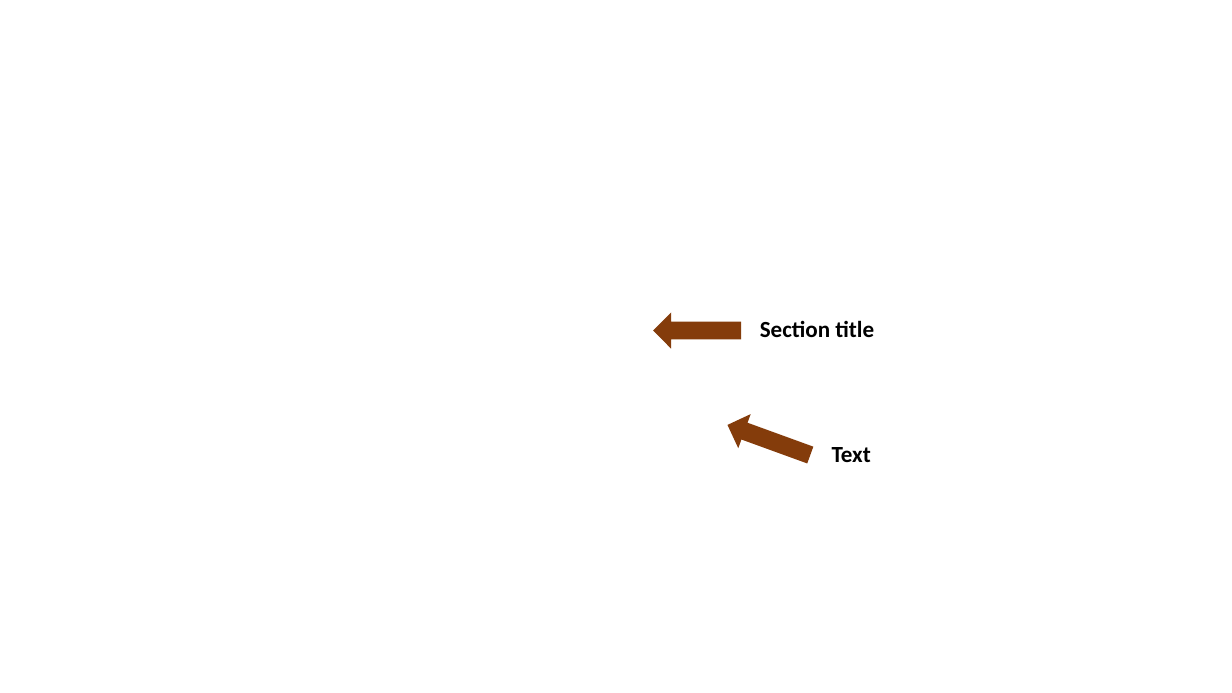
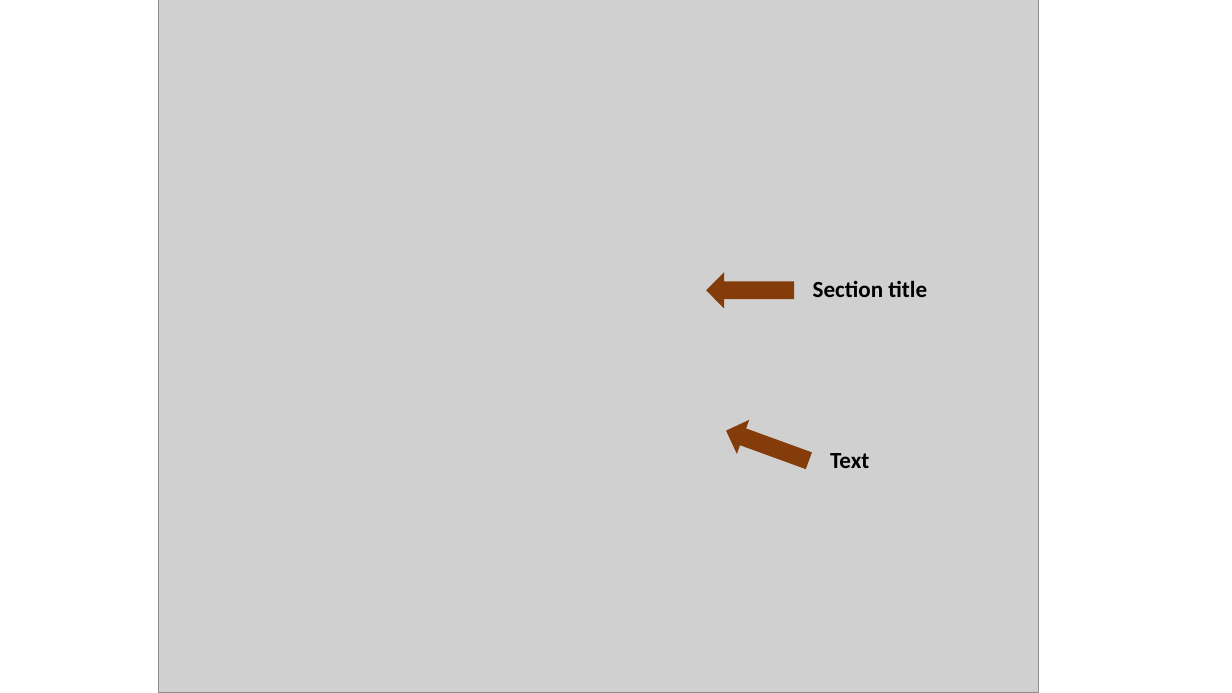
Before and after one commit to kirstenstark/colab_r_github, a slide deck: slide 4 of further_material/created_images.pptx (slide 3 before the commit). Drawn at 1232x693 pixels with LibreOffice and Linux fonts; fonts in the diff are those of the drawing; grey boxes stand for pictures; background and template pictures are left out. Boxes give left, top, right and bottom in pixels: in the first picture for what was removed or moved away, otherwise in the second. Text is boxed around its words. In the diff, an @@ line names an element or a change of style, - is before the commit and + after.

```diff
--- a/further_material/created_images.pptx
+++ b/further_material/created_images.pptx
@@ picture added at [158, 0, 1038, 693] @@
@@ left arrow: place and size @@
-left arrow at [654, 314, 741, 348]
+left arrow at [707, 274, 794, 307]
@@ text "Section title": place and size @@
-text "Section title" at [760, 320, 874, 337]
+text "Section title" at [813, 280, 927, 297]
@@ left arrow: place and size @@
-left arrow at [722, 409, 815, 470]
+left arrow at [722, 415, 815, 476]
@@ text "Text": place and size @@
-text "Text" at [832, 447, 871, 462]
+text "Text" at [830, 453, 869, 468]
```
Also in this commit, not shown: 4 other slides changed, 1 slide added, 12 other files.
